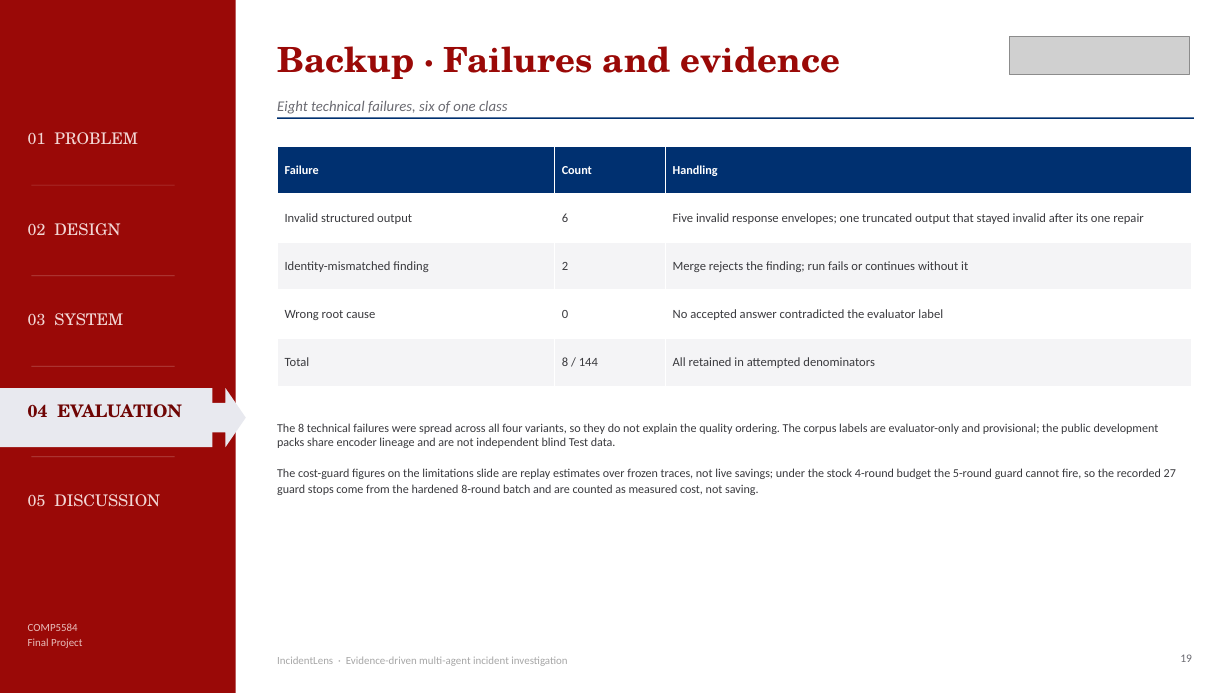
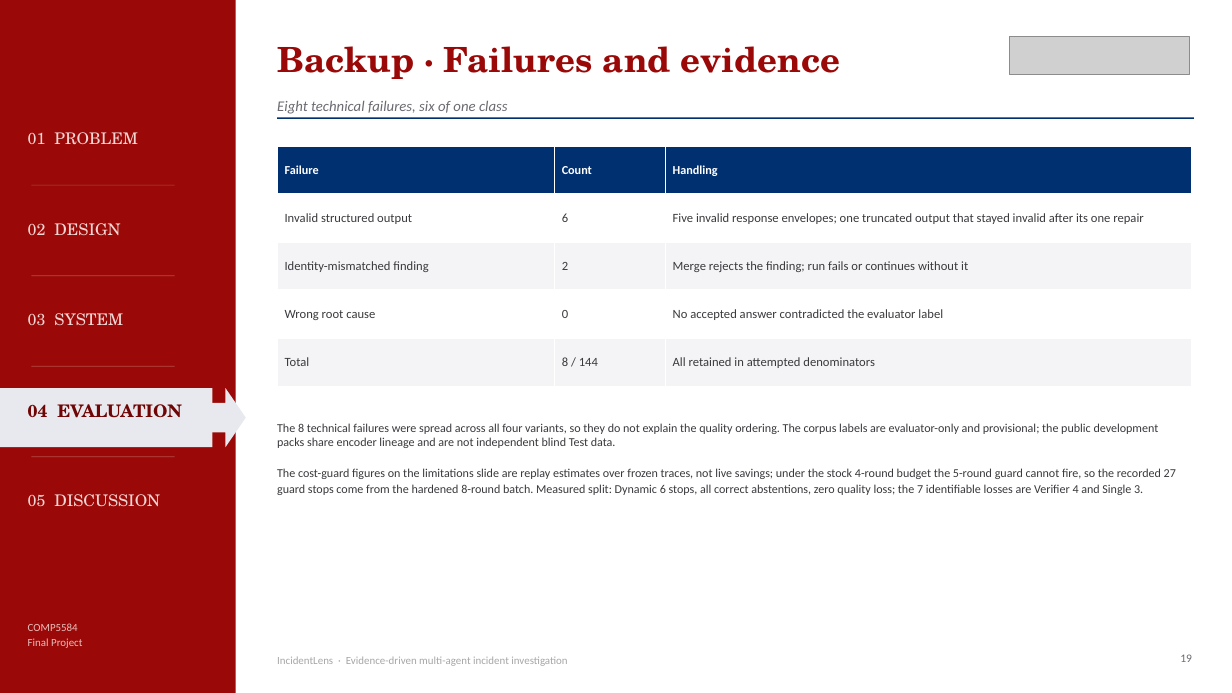
Before and after one commit to celvelzel/IncidentLens, a slide deck: slide 19 of presentation/IncidentLens_Deck.pptx. Drawn at 1232x693 pixels with LibreOffice and Linux fonts; fonts in the diff are those of the drawing; grey boxes stand for pictures. Boxes give left, top, right and bottom in pixels: in the first picture for what was removed or moved away, otherwise in the second. Text is boxed around its words. In the diff, an @@ line names an element or a change of style, - is before the commit and + after.

```diff
--- a/presentation/IncidentLens_Deck.pptx
+++ b/presentation/IncidentLens_Deck.pptx
@@ text at [277, 423, 1176, 495]: text changed @@
-The 8 technical failures were spread across all four variants, so they do not explain the quality ordering. The corpus labels are evaluator-only and provisional; the public development packs share encoder lineage and are not independent blind Test data.
-The cost-guard figures on the limitations slide are replay estimates over frozen traces, not live savings; under the stock 4-round budget the 5-round guard cannot fire, so the recorded 27 guard stops come from the hardened 8-round batch and are counted as measured cost, not saving.
+The 8 technical failures were spread across all four variants, so they do not explain the quality ordering. The corpus labels are evaluator-only and provisional; the public development packs share encoder lineage and are not independent blind Test data.
+The cost-guard figures on the limitations slide are replay estimates over frozen traces, not live savings; under the stock 4-round budget the 5-round guard cannot fire, so the recorded 27 guard stops come from the hardened 8-round batch. Measured split: Dynamic 6 stops, all correct abstentions, zero quality loss; the 7 identifiable losses are Verifier 4 and Single 3.
```
Also in this commit, not shown: 1 other slide changed, 3 other files.
